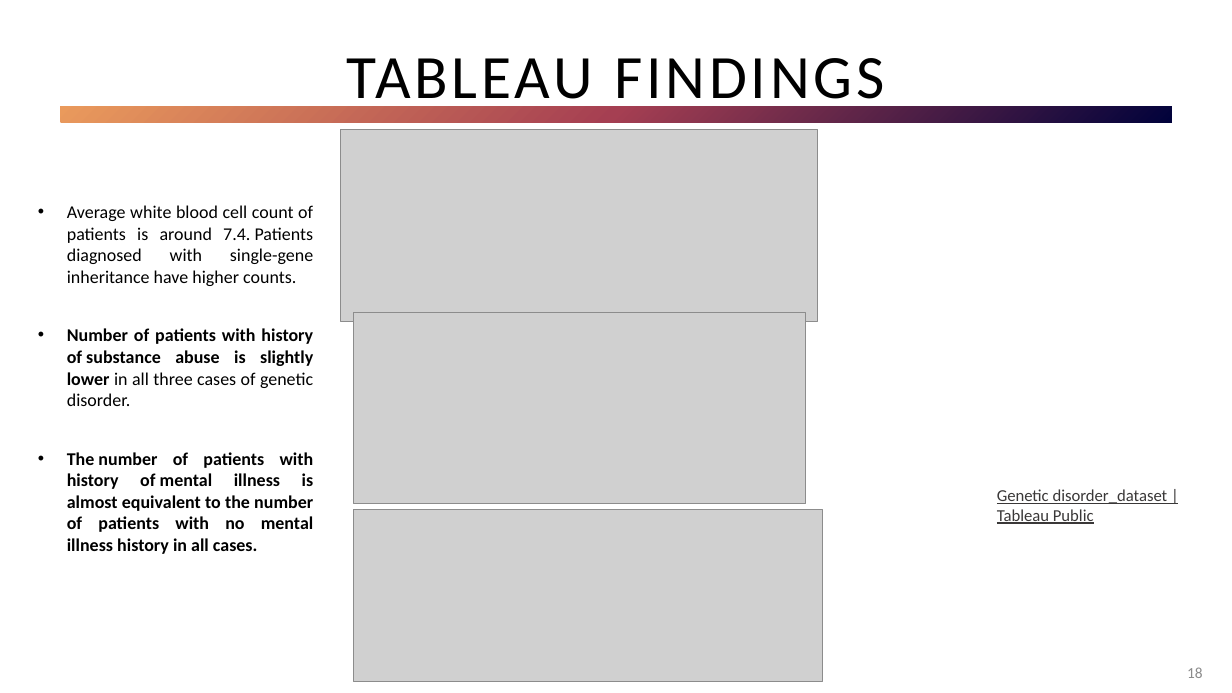
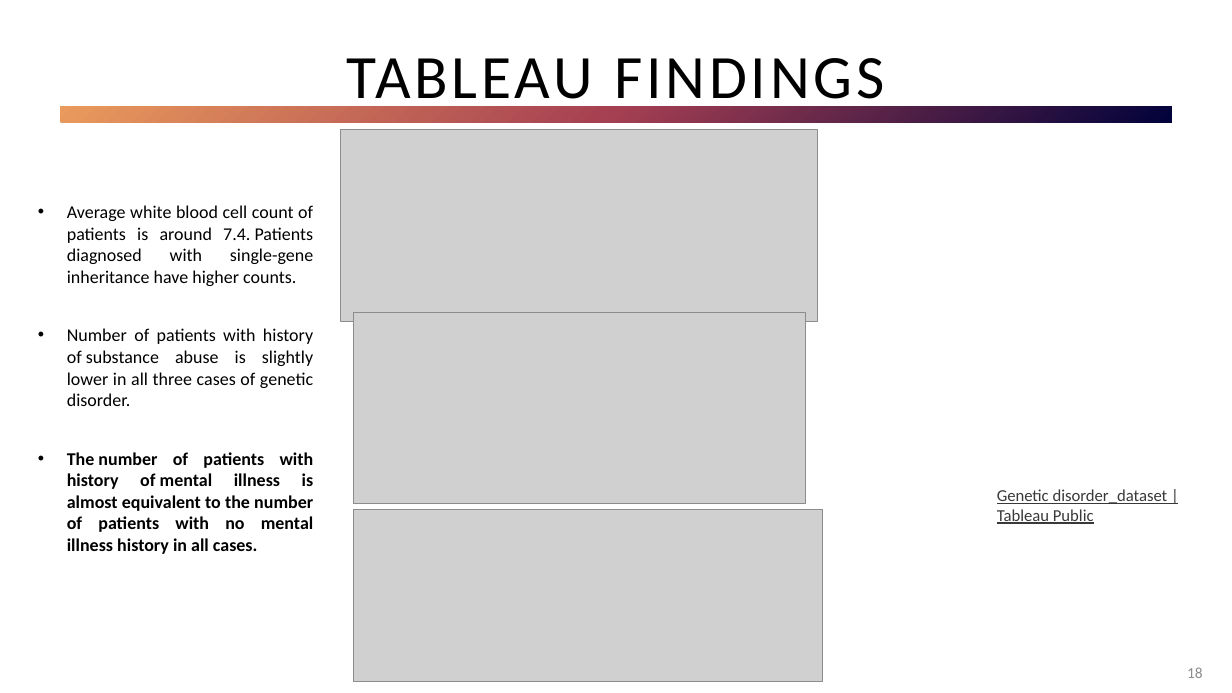
Before and after one commit to Mepseha/Project-4, a slide deck: slide 18 of Predicting Genetic Disorders.pptx. Drawn at 1232x693 pixels with LibreOffice and Linux fonts; fonts in the diff are those of the drawing; grey boxes stand for pictures. Boxes give left, top, right and bottom in pixels: in the first picture for what was removed or moved away, otherwise in the second. Text is boxed around its words. In the diff, an @@ line names an element or a change of style, - is before the commit and + after.

```diff
--- a/Predicting Genetic Disorders.pptx
+++ b/Predicting Genetic Disorders.pptx
@@ text at box(67, 328, 313, 406): bold off in "Number of patients with history of substance ..." @@
```
Also in this commit, not shown: 10 other slides changed.
